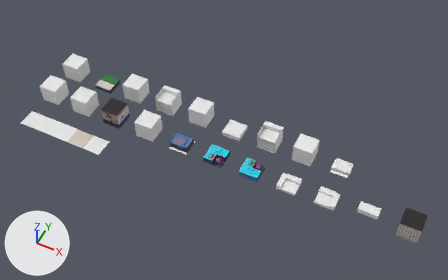
The glTF model tilesets/dorm/dorm_tiles.glb, before and after one commit.
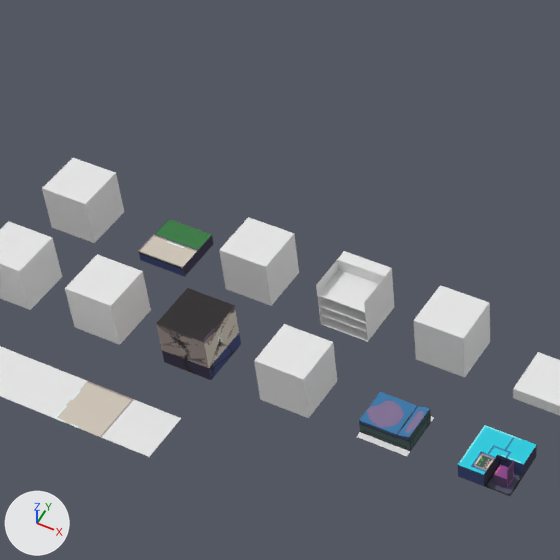
Each version is shown whole from a 50 mm lens placed at (19.39, -18.02, 24.11), pointed at (9.92, 0.92, 0.43), then close up on the part from 11% to 53% of the width and 0% to 68% of the height. Every picture has the same lights, and +X, +Y and +Z are marked at lower left. The first two pictures are the older version.

Script lines for the objects in view, before the commit:
```python
me_mesh_17 = bpy.data.meshes.new('Mesh_17')
me_mesh_17.from_pydata(...)  # a box spanning x -0.5..0.5, y -0.5..0.5, z 0.0..0.25
me_mesh_17.materials.append(mat_material_15)
me_mesh_5 = bpy.data.meshes.new('Mesh_5')
me_mesh_5.from_pydata(...)  # a box spanning x -0.5..0.5, y -0.5..0.5, z 0.0..1.0
me_mesh_5.materials.append(mat_material_5)  # its picture is missing
me_mesh_7 = bpy.data.meshes.new('Mesh_7')
me_mesh_7.from_pydata(...)  # 16 vertices, 22 faces; spans x -0.5..0.5, y -0.5..0.5, z 0.0..0.375
# faces by material slot: [20, 2]
me_mesh_7.materials.append(mat_material_7)
me_mesh_7.materials.append(mat_material_2)  # its picture is missing
ob_wall_002 = bpy.data.objects.new('wall.002', me_mesh_5)
ob_wall_002.location = (6.0, 0.0, 0.0)
ob_wall_004 = bpy.data.objects.new('wall.004', me_mesh_7)
ob_wall_004.location = (7.97, 0.0, 0.0)
ob_wall_012 = bpy.data.objects.new('wall.012', me_mesh_17)
ob_wall_012.location = (2.06, 2.03, 0.0)
# also in view: 'wall.014' at (6.0, 2.09, 0.5); 'floor.003' at (3.0, -2.0, 0.0); 'wall' at (0.0, 0.0, 0.5); 'wall.011' at (0.0, 2.03, 0.5); 'wall.015' at (8.0, 2.09, 0.5)
```
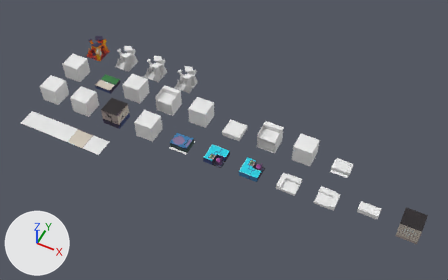
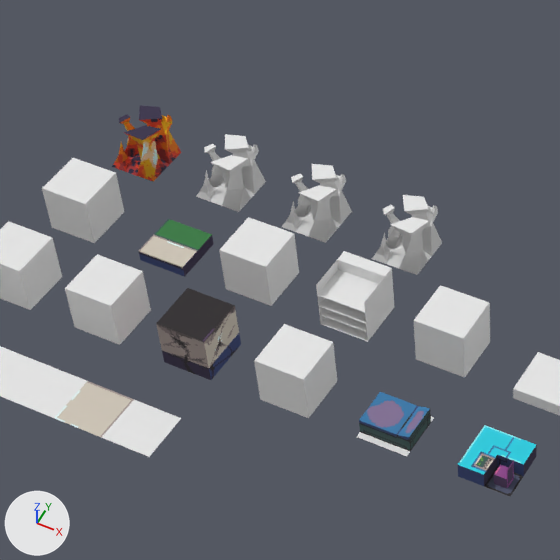
Where the change shows, as pixel boxes [x1, y1, x2, y2] in the close-ups (560 x 560 px):
'wall.023', added: after [371, 195, 442, 275]
'wall.022', added: after [282, 164, 352, 243]
'wall.021', added: after [196, 134, 266, 212]
'wall.020', added: after [112, 105, 181, 182]

The change, as a diff of the scene's bpy script:
```diff
--- a/tilesets/dorm/dorm_tiles.glb.py
+++ b/tilesets/dorm/dorm_tiles.glb.py
@@ img_image_23 @@
+img_image_23 = load_image('Image_23', '_unpacked/Image_23', 128, 128, 'sRGB')
@@ mat_material_26 @@
+mat_material_26 = principled_material('Material_26')
+mat_material_26.base_color = (0.8, 0.8, 0.8)  # white #e7e7e7
+mat_material_26.roughness = 1.0
@@ mat_material_25 @@
+mat_material_25 = principled_material('Material_25')
+mat_material_25.base_color = (0.8, 0.8, 0.8)  # white #e7e7e7
+mat_material_25.roughness = 1.0
@@ mat_material_24 @@
+mat_material_24 = principled_material('Material_24')
+mat_material_24.base_color = (0.8, 0.8, 0.8)  # white #e7e7e7
+mat_material_24.roughness = 1.0
@@ mat_material_23 @@
+mat_material_23 = bpy.data.materials.new('Material_23')
+# uses the picture img_image_23
@@ me_mesh_28 @@
+me_mesh_28.from_pydata(...)  # 86 vertices, 168 faces; spans x -0.5..0.541, y -0.5..0.533, z 0.0..1.012
+me_mesh_28.materials.append(mat_material_26)  # its picture is missing
@@ me_mesh_27 @@
+me_mesh_27.from_pydata(...)  # 86 vertices, 168 faces; spans x -0.5..0.541, y -0.5..0.533, z 0.0..1.012
+me_mesh_27.materials.append(mat_material_25)  # its picture is missing
@@ me_mesh_26 @@
+me_mesh_26.from_pydata(...)  # 86 vertices, 168 faces; spans x -0.5..0.541, y -0.5..0.533, z 0.0..1.012
+me_mesh_26.materials.append(mat_material_24)  # its picture is missing
@@ me_mesh_25 @@
+me_mesh_25.from_pydata(...)  # 86 vertices, 168 faces; spans x -0.5..0.541, y -0.5..0.533, z 0.0..1.012
+me_mesh_25.materials.append(mat_material_23)
@@ ob_wall_023 @@
+ob_wall_023 = bpy.data.objects.new('wall.023', me_mesh_28)
+ob_wall_023.location = (5.97, 4.03, 0.0)
@@ ob_wall_022 @@
+ob_wall_022 = bpy.data.objects.new('wall.022', me_mesh_27)
+ob_wall_022.location = (3.97, 4.03, 0.0)
@@ ob_wall_021 @@
+ob_wall_021 = bpy.data.objects.new('wall.021', me_mesh_26)
+ob_wall_021.location = (2.0, 4.03, 0.0)
@@ ob_wall_020 @@
+ob_wall_020 = bpy.data.objects.new('wall.020', me_mesh_25)
+ob_wall_020.location = (0.0, 4.03, 0.0)
```
